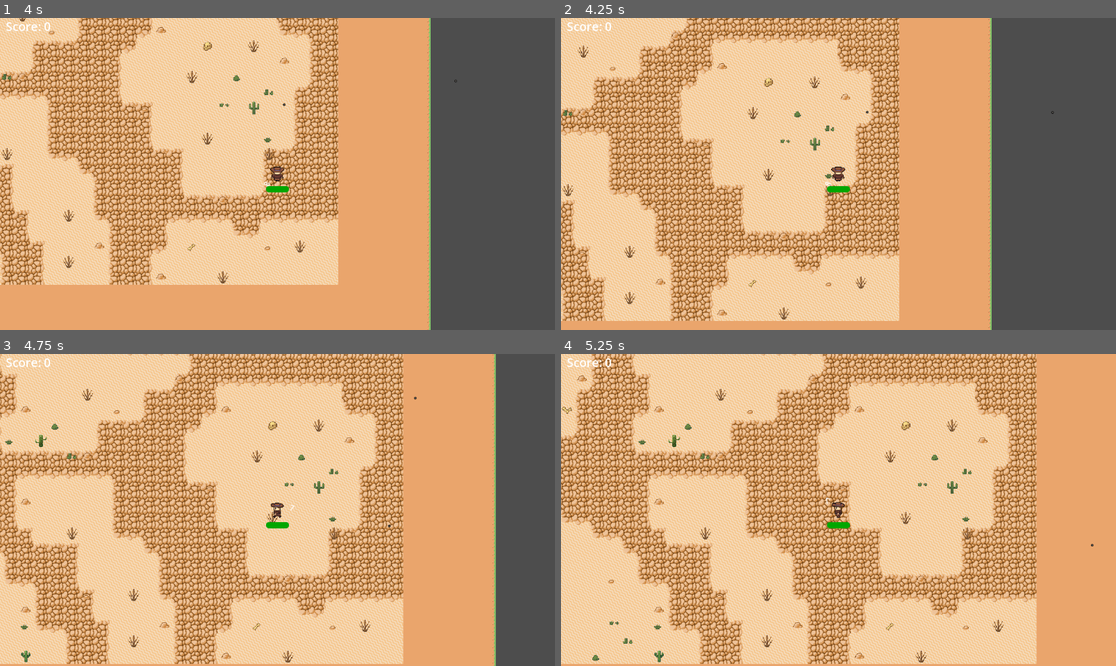
Above: before the commit, frames 1-4 (two rows, left to right).
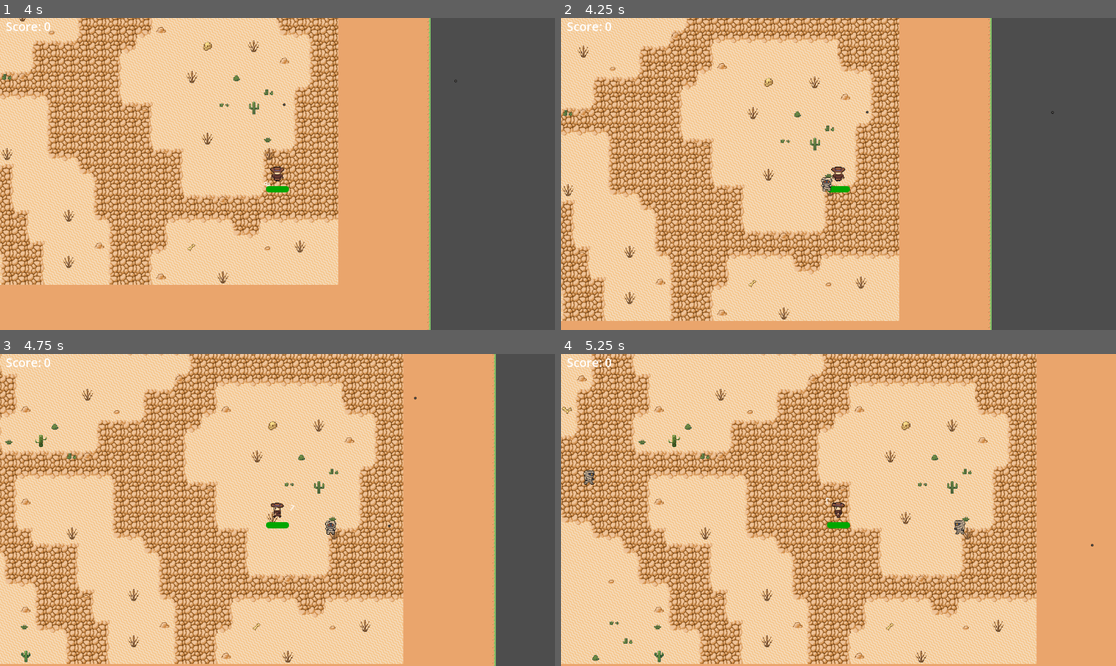
Above: after the commit, the same moments.

Repository: elloco02/gae-final-assignment
Game: Godot game, scene res://main_menu/main_menu.tscn
The game is run twice, just before and just after one commit, with the same random seed, the same clock (stepped at 60 frames per second) and the same inputs. The engine's default icon, where the game draws it, is replaced by a stand-in: a white triangle on a blue panel in a dark square. Sound files missing from this copy of the repository are replaced by a short silence.
Inputs (mouse positions are in pixels of both pictures, inside the frame that each line leads up to):
- Up to frame 1 (4 s): click "Start Game" at 0.5 s; tap Enter at 1.25 s; move the mouse to (399, 158) at 1.27 s; hold D (right) 1.28-2.03 s; click (399, 158) at 1.35 s; move the mouse to (166, 189) at 2.02 s; hold S (down) 2.03-2.78 s; click (166, 189) at 2.1 s; move the mouse to (333, 105) at 2.77 s; hold D (right) 2.78-3.53 s; click (333, 105) at 2.85 s; move the mouse to (249, 236) at 3.52 s; hold W (up) from 3.53 s (still down); click (249, 236) at 3.6 s
- Up to frame 2 (4.25 s): keep holding W (up)
- Up to frame 3 (4.75 s): move the mouse to (444, 556) at 4.27 s; release W (up) at 4.28 s; hold A (left) from 4.28 s (still down); click (444, 556) at 4.35 s
- Up to frame 4 (5.25 s): keep holding A (left); tap R (reload) at 4.9 s; move the mouse to (672, 463) at 5.02 s; click (672, 463) at 5.1 s

Frame 1 is identical in both runs. In frame 2, less than 0.1% of the frame differs, in the area x 46-49%, y 51-56%; in frame 3, less than 0.1%; in frame 4, 0.2%, in the area x 4-73%, y 37-58%.

Commit message:
fix: something

Diff:
--- a/neues-spiel/main_game/level.tscn
+++ b/neues-spiel/main_game/level.tscn
@@ -184,6 +184,6 @@
 script = ExtResource("4_3wu5s")
 
 [node name="WaveManager" parent="." node_paths=PackedStringArray("map", "player") instance=ExtResource("4_ejys3")]
-map = NodePath("../Ground")
+map = NodePath("../Floor")
 player = NodePath("../Player")
 wave = 6
--- a/neues-spiel/main_game/wave_manager/enemy_spawn_location.gd
+++ b/neues-spiel/main_game/wave_manager/enemy_spawn_location.gd
@@ -4,12 +4,16 @@
 static func get_spawn_position(camera: Rect2, map_bounds: Rect2) -> Vector2i:
 	# Must be outside the camera but inside the map bounds
 	var spawn_position: Vector2i
+	print("Camera rect: ", camera)
+	print("Map bounds: ", map_bounds)
 
 	var possible_positions: Array[Rect2] = get_possible_positions(camera, map_bounds)
 
 	if possible_positions.is_empty():
 		push_error("No valid spawn positions found outside the camera bounds.")
 		return Vector2.ZERO # Return a default position if no valid spawn positions are found
+
+	print("Possible spawn positions: ", possible_positions)
 
 	# Choose a random rectangle from the possible positions
 	var random_index: int = randi() % possible_positions.size()
@@ -20,6 +24,9 @@
 		randi_range(spawn_rect.position.x as int, (spawn_rect.position.x + spawn_rect.size.x) as int),
 		randi_range(spawn_rect.position.y as int, (spawn_rect.position.y + spawn_rect.size.y) as int)
 	)
+
+	print("Spawn position chosen: ", spawn_position)
+	print("Spawn rectangle: ", spawn_rect)
 
 	return spawn_position
 
--- a/neues-spiel/main_game/wave_manager/wave_manager.gd
+++ b/neues-spiel/main_game/wave_manager/wave_manager.gd
@@ -21,8 +21,8 @@
 var spawned_enemies: int:
 	set(value):
 		if value <= 0:
+			spawned_enemies = 0
 			end_wave()
-			spawned_enemies = 0
 		else:
 			spawned_enemies = value
 
@@ -45,17 +45,21 @@
 	if not camera:
 		push_error("Camera2D not found in player children. Please ensure the player has a Camera2D child node.")
 
-	tile_size = map.get_used_cells()[0]
+	tile_size = map.tile_set.tile_size
 
 	# depends on that a tile is square and not rectangle
-	map_bounds = map.get_used_rect().grow(-tile_size.x)
-	map_bounds.position = to_global(map_bounds.position)
+	map_bounds = map.get_used_rect()
+	map_bounds.size.x = tile_size.x * map_bounds.size.x
+	map_bounds.size.y = tile_size.y * map_bounds.size.y
+	map_bounds.position = map.global_position
 
 	start_wave()
 
 
 func start_wave():
 	startOfWave.emit(wave)
+
+	await get_tree().create_timer(1).timeout
 
 	var enemies_to_spawn: Array[EnemyData] = EnemyData.get_enemies_to_spawn(enemies, wave, wave_multiplier, difficulty)
 	spawned_enemies = enemies_to_spawn.size()
@@ -68,7 +72,7 @@
 			push_error("Failed to instantiate enemy scene: ", enemy.scene)
 			continue
 
-		enemy_instance.global_position = EnemySpawnLocation.get_spawn_position(get_camera_rect(), map_bounds)
+		enemy_instance.position = EnemySpawnLocation.get_spawn_position(get_camera_rect(), map_bounds)
 		enemy_instance.health_component.on_death.connect(on_enemy_death)
 
 		get_tree().current_scene.add_child.call_deferred(enemy_instance)
@@ -79,19 +83,19 @@
 
 
 func get_camera_rect() -> Rect2:
-	var rect = camera.get_viewport_rect().grow(tile_size.x)
-	rect.position = to_global(rect.position)
+	var rect = camera.get_viewport_rect()
+	rect.position = camera.global_position
+	rect.size = Vector2(
+		(rect.size.x / camera.zoom.x) + tile_size.x,
+		(rect.size.y / camera.zoom.y) + tile_size.y
+	)
 	return rect
 
 
 func on_enemy_death():
 	spawned_enemies -= 1
-	if spawned_enemies < 0:
-		push_error("Spawned enemies count went below zero. This should not happen.")
-		spawned_enemies = 0
 
 
 func end_wave():
 	endOfWave.emit(wave)
 	wave += 1
-	pass
Not shown: 1 places in neues-spiel/main_game/level.tscn that only renumber resources
